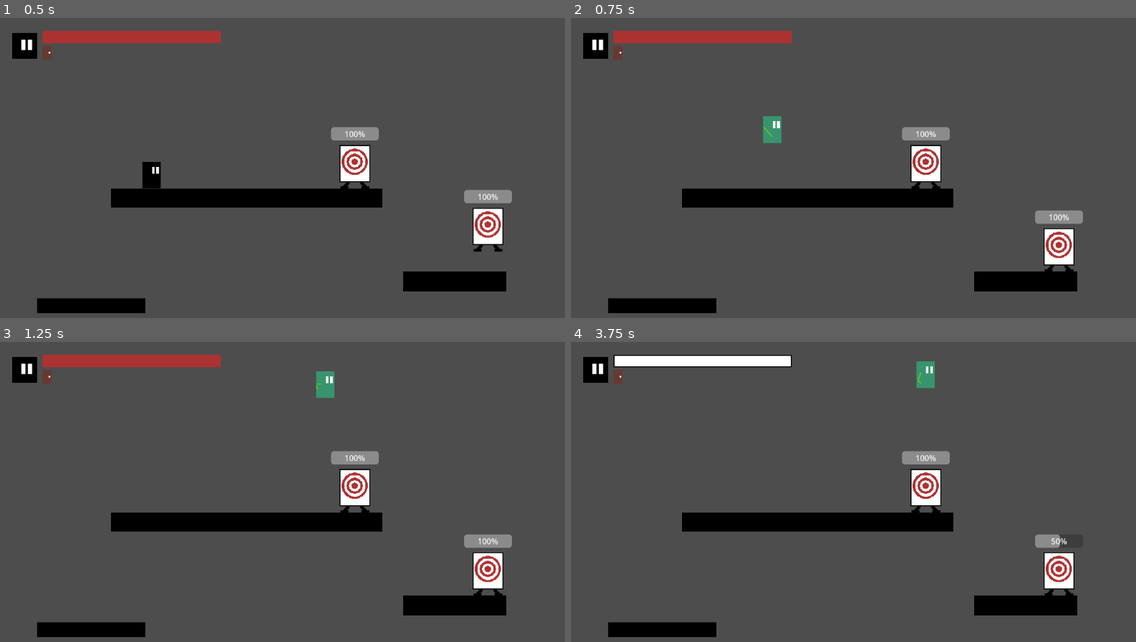
Above: before the commit, frames 1-4 (two rows, left to right).
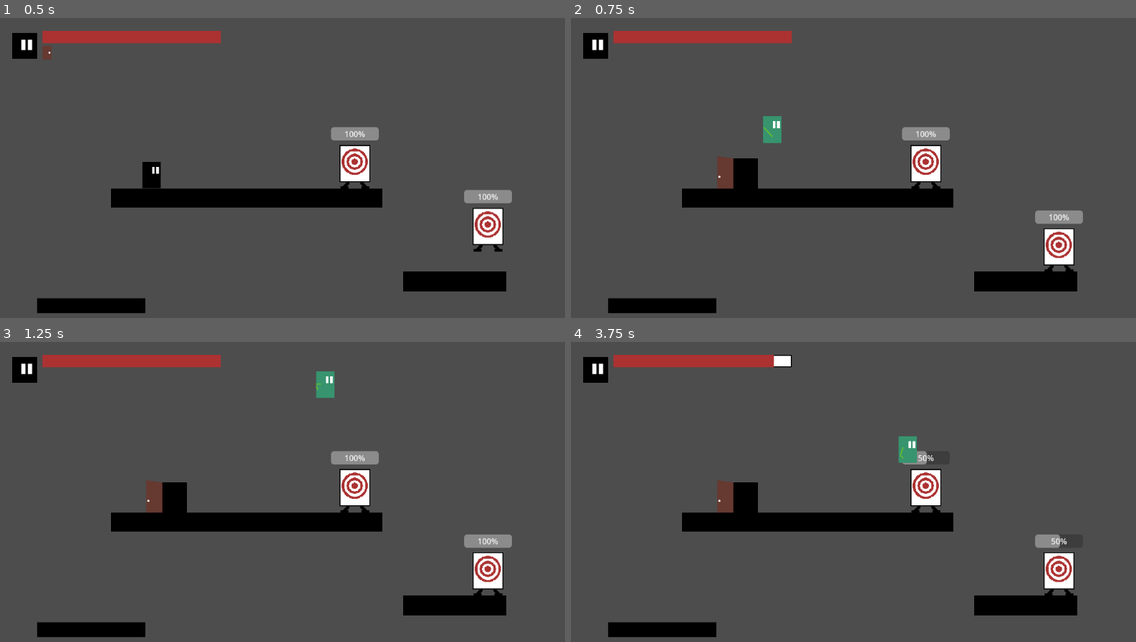
Above: after the commit, the same moments.

Repository: javiermarhuich/videojuego-portonazo
Game: Godot game, scene res://test_nivel.tscn
Two runs of this game, one before a commit and one after it. Both use one fixed random seed, a clock stepped at 60 frames per second and the inputs below.
Inputs:
- Up to frame 1 (0.5 s): no input
- Up to frame 2 (0.75 s): tap Enter (ui_accept) at 0.5 s; hold Right (ui_right) from 0.53 s (still down); tap Tab (ui_text_completion_replace) at 0.6 s
- Up to frame 3 (1.25 s): keep holding Right (ui_right); tap Enter (ui_accept) at 0.77 s
- Up to frame 4 (3.75 s): tap Tab (ui_text_completion_replace) every 0.75 s from 1.35 to 3.6 s; tap Enter (ui_accept) at 1.52, 3.02 s; release Right (ui_right) at 2.03 s; hold Left (ui_left) 2.03-2.78 s; hold Right (ui_right) from 2.78 s (still down)

Frame 1 is identical in both runs. In frame 2, 0.8% of the frame differs, in the area x 7-34%, y 9-57%; in frame 3, 0.8%; in frame 4, 2.8%, in the area x 7-68%, y 4-57%.

Commit message:
feat: Adding portal feature

Diff:
--- a/HUD.gd
+++ b/HUD.gd
@@ -15,6 +15,3 @@
 		angel_door.visible = true
 	else:
 		angel_door.visible = false
-
-#func update():
-#	value = player.health * 100 / player.max_health
--- a/character/Personaje_Angel.gd
+++ b/character/Personaje_Angel.gd
@@ -3,6 +3,7 @@
 
 signal health_change
 signal player_has_door
+signal player_puts_new_portal
 
 @onready var animation_tree = $AnimationTree
 @onready var state_machine = animation_tree.get('parameters/playback')
@@ -14,7 +15,8 @@
 @export var max_health = 100
 @onready var health = max_health
 
-@export var has_door = true
+var has_door = true
+var is_frozen = false
 
 var knockback : Vector2 = Vector2.ZERO
 var knockback_timer = 0.0
@@ -26,6 +28,7 @@
 	handle_y_axis_movement(delta)
 	reset_position_if_outside_map()
 	handle_knockback(delta)
+	handle_create_new_portal()
 	move_and_slide()
 
 func handle_x_axis_movement():
@@ -39,6 +42,8 @@
 		state_machine.travel("idle")
 
 func moving_character_left(direction):
+	if is_frozen:
+		return
 	if direction == 1:
 		state_machine.travel("caminar_derecha")
 	else:
@@ -46,7 +51,7 @@
 	velocity.x = SPEED * direction
 
 func handle_y_axis_movement(delta):
-	if knockback_timer > 0.0:
+	if knockback_timer > 0.0 or is_frozen:
 		return
 	var jump_pressed = Input.is_action_just_pressed("ui_accept")
 	var fall_pressed = Input.is_action_just_pressed("ui_down")
@@ -80,8 +85,12 @@
 	if (position.y > 800) or (position.x < -200) or (position.x > 1300):
 		position.y = 70
 		position.x = 520
-		health = 0
+		health = max_health #0
 		health_change.emit()
+
+func player_gets_hurt():
+	health -= 10
+	health_change.emit()
 
 func handle_knockback(delta):
 	if knockback_timer > 0.0:
@@ -94,3 +103,22 @@
 func apply_knockback(direction: Vector2, force: float, knockback_duration: float):
 	knockback = direction * force
 	knockback_timer = knockback_duration
+
+func handle_create_new_portal():
+	var jump_pressed = Input.is_action_just_pressed("ui_text_completion_replace")
+	if jump_pressed and has_door:
+		has_door = false
+		player_puts_new_portal.emit()
+		player_has_door.emit()
+
+func set_character_position(x: int, y:int):
+	position.x = x
+	position.y = y
+	is_frozen = true
+	await get_tree().create_timer(0.2).timeout
+	is_frozen = false
+
+func set_character_has_door_true():
+	if has_door == false:
+		has_door = true
+		player_has_door.emit()
--- /dev/null
+++ b/objects/door/door.gd
@@ -0,0 +1,17 @@
+extends Area2D
+class_name Door
+
+@onready var collision_shape = $CollisionShape2D
+
+func _ready():
+	collision_shape.disabled = true
+	await get_tree().create_timer(0.3).timeout
+	collision_shape.disabled = false
+
+func _on_body_entered(body: Node2D) -> void:
+	if body is Angel:
+		set_character_door_and_destroy_item(body)
+
+func set_character_door_and_destroy_item(body):
+	body.set_character_has_door_true()
+	queue_free()
--- /dev/null
+++ b/objects/door/door.tscn
@@ -0,0 +1,20 @@
+[gd_scene load_steps=4 format=3 uid="uid://dgu3d8nai1lpf"]
+
+[ext_resource type="Script" uid="uid://7dsngn6tpi12" path="res://objects/door/door.gd" id="1_0i0ho"]
+[ext_resource type="Texture2D" uid="uid://byuyg4omfgt7r" path="res://images/hud_door_icon.png" id="2_y765d"]
+
+[sub_resource type="RectangleShape2D" id="RectangleShape2D_ln868"]
+size = Vector2(36, 57)
+
+[node name="Door" type="Area2D"]
+script = ExtResource("1_0i0ho")
+
+[node name="HudDoorIcon" type="Sprite2D" parent="."]
+scale = Vector2(2, 2)
+texture = ExtResource("2_y765d")
+
+[node name="CollisionShape2D" type="CollisionShape2D" parent="."]
+position = Vector2(0, -0.5)
+shape = SubResource("RectangleShape2D_ln868")
+
+[connection signal="body_entered" from="." to="." method="_on_body_entered"]
--- /dev/null
+++ b/objects/portal/Portal.tscn
@@ -0,0 +1,20 @@
+[gd_scene load_steps=4 format=3 uid="uid://bp8xvodlps5d"]
+
+[ext_resource type="Texture2D" uid="uid://bgsfpecsbs1iq" path="res://images/door_open.png" id="1_1uv2f"]
+[ext_resource type="Script" uid="uid://dvgwvbknno871" path="res://objects/portal/portal.gd" id="1_746n6"]
+
+[sub_resource type="RectangleShape2D" id="RectangleShape2D_746n6"]
+size = Vector2(50, 72)
+
+[node name="Portal" type="Area2D"]
+script = ExtResource("1_746n6")
+
+[node name="DoorOpen" type="Sprite2D" parent="."]
+scale = Vector2(0.566305, 0.511362)
+texture = ExtResource("1_1uv2f")
+
+[node name="CollisionShape2D" type="CollisionShape2D" parent="."]
+position = Vector2(16, 2)
+shape = SubResource("RectangleShape2D_746n6")
+
+[connection signal="body_entered" from="." to="." method="_on_body_entered"]
--- /dev/null
+++ b/objects/portal/portal.gd
@@ -0,0 +1,67 @@
+extends Area2D
+class_name Portal
+
+signal player_crossed
+
+@onready var collision = $CollisionShape2D
+
+var X_AXIS_START = 50
+var X_AXIS_END = 1000
+var Y_AXIS_START = 50
+var Y_AXIS_END = 400
+var PLAYER_BORDER_LIMIT = 200
+
+func _ready() -> void:
+	collision.disabled = true
+	await get_tree().create_timer(0.2).timeout
+	collision.disabled = false
+
+func _on_body_entered(body: Node2D) -> void:
+	if body is Angel:
+		move_character_and_destroy_portal(body)
+
+func move_character_and_destroy_portal(body):
+	player_crossed.emit()
+	var position = generate_position(body)
+	body.set_character_position(position[0], position[1])
+	queue_free()
+
+func generate_position(body):
+	var curr_pos_x = body.position.x
+	var curr_pos_y = body.position.y
+	var random = RandomNumberGenerator.new()
+	var position_x = generate_position_x(random, curr_pos_x)
+	var position_y = generate_position_y(random, curr_pos_x)
+	return [position_x, position_y]
+
+func generate_position_x(random, limit_position):
+	var posibility_1 = random.randi_range(X_AXIS_START, limit_position - PLAYER_BORDER_LIMIT)
+	var posibility_2 = random.randi_range(limit_position + PLAYER_BORDER_LIMIT, X_AXIS_END)
+	var alternative = [posibility_1, posibility_2]
+	#print("x:", alternative)
+	if limit_position <= PLAYER_BORDER_LIMIT or posibility_1 <= X_AXIS_START:
+		#print("X chose", posibility_2)
+		return posibility_2
+	elif limit_position >= X_AXIS_END - PLAYER_BORDER_LIMIT or posibility_2 >= X_AXIS_END:
+		#print("X chose", posibility_1)
+		return posibility_1
+	else:
+		var chosen = alternative[randi() % 2]
+		#print("X chose", chosen)
+		return chosen
+
+func generate_position_y(random, limit_position):
+	var posibility_1 = random.randi_range(Y_AXIS_START, limit_position - PLAYER_BORDER_LIMIT)
+	var posibility_2 = random.randi_range(limit_position + PLAYER_BORDER_LIMIT, Y_AXIS_END)
+	var alternative = [posibility_1, posibility_2]
+	#print("y:", alternative)
+	if limit_position <= PLAYER_BORDER_LIMIT or posibility_1 <= Y_AXIS_START:
+		#print("Y chose", posibility_2)
+		return posibility_2
+	elif limit_position >= Y_AXIS_END - PLAYER_BORDER_LIMIT or posibility_2 >= Y_AXIS_END:
+		#print("Y chose", posibility_1)
+		return posibility_1
+	else:
+		var chosen = alternative[randi() % 2]
+		#print("Y chose", chosen)
+		return chosen
--- a/objects/target/target.gd
+++ b/objects/target/target.gd
@@ -13,7 +13,7 @@
 
 func _on_body_entered(body: Node2D) -> void:
 	if body is Angel:
-		#target_attacks_player(body)
+		target_attacks_player(body)
 		target_gets_hurt()
 
 func target_gets_hurt():
@@ -26,4 +26,5 @@
 # Aplicar Knockback
 func target_attacks_player(body):
 	var knockback_direction = (body.global_position - global_position).normalized()
+	body.player_gets_hurt()
 	body.apply_knockback(knockback_direction, 800, .3)
--- /dev/null
+++ b/test_nivel.gd
@@ -0,0 +1,27 @@
+extends Node2D
+
+var portal = preload("res://objects/portal/Portal.tscn")
+var door = preload("res://objects/door/door.tscn")
+
+@export var jugador_angel : Angel
+
+func _ready() -> void:
+	jugador_angel.player_puts_new_portal.connect(create_new_portal)
+	# Cuando se agregue el otro jugador
+	#angel.player_puts_new_portal.connect(create_new_portal_for_player.bind(angel))
+	#demon.player_puts_new_portal.connect(create_new_portal_for_player.bind(demon))
+
+func create_new_door():
+	call_deferred("_create_new_door_safe")
+
+func _create_new_door_safe():
+	var new_door = door.instantiate()
+	add_child(new_door)
+	new_door.global_position = Vector2(jugador_angel.position.x + 50, jugador_angel.position.y)
+
+func create_new_portal(): #(player):
+	var new_portal = portal.instantiate() as Portal
+	add_child(new_portal)
+	new_portal.player_crossed.connect(create_new_door, CONNECT_ONE_SHOT)
+	#new_portal.player_crossed.connect(create_new_door_for_player.bind(player))
+	new_portal.global_position = Vector2(jugador_angel.position.x + 30, jugador_angel.position.y)
--- a/test_nivel.tscn
+++ b/test_nivel.tscn
@@ -1,5 +1,6 @@
-[gd_scene load_steps=8 format=3 uid="uid://bgwa3klnyx3yj"]
+[gd_scene load_steps=9 format=3 uid="uid://bgwa3klnyx3yj"]
 
+[ext_resource type="Script" uid="uid://ctsuya4wr2m2f" path="res://test_nivel.gd" id="1_uyrhp"]
 [ext_resource type="PackedScene" uid="uid://dun6jtylswou6" path="res://objects/Piso.tscn" id="1_y30hp"]
 [ext_resource type="PackedScene" uid="uid://d2iphac4y7y8i" path="res://character/Angel.tscn" id="2_wopbp"]
 [ext_resource type="PackedScene" uid="uid://cc6o1qajo15r8" path="res://objects/target/Target.tscn" id="3_n5srj"]
@@ -8,29 +9,31 @@
 [ext_resource type="Script" uid="uid://dyrw5cuggvy0p" path="res://HUD.gd" id="4_eit4f"]
 [ext_resource type="Texture2D" uid="uid://ccuwk4viyt8uo" path="res://images/character_icon.png" id="5_eit4f"]
 
-[node name="Nivel" type="Node2D"]
+[node name="Nivel" type="Node2D" node_paths=PackedStringArray("jugador_angel")]
+script = ExtResource("1_uyrhp")
+jugador_angel = NodePath("Nivel_jugable/Jugador")
 
-[node name="CanvasLayer" type="CanvasLayer" parent="."]
+[node name="Nivel_jugable" type="CanvasLayer" parent="."]
 
-[node name="StaticBody2D" parent="CanvasLayer" instance=ExtResource("1_y30hp")]
+[node name="StaticBody2D" parent="Nivel_jugable" instance=ExtResource("1_y30hp")]
 position = Vector2(511, 363)
 scale = Vector2(0.680064, 0.480614)
 
-[node name="StaticBody2D2" parent="CanvasLayer" instance=ExtResource("1_y30hp")]
+[node name="StaticBody2D2" parent="Nivel_jugable" instance=ExtResource("1_y30hp")]
 position = Vector2(198, 580)
 scale = Vector2(0.271672, 0.382603)
 
-[node name="StaticBody2D3" parent="CanvasLayer" instance=ExtResource("1_y30hp")]
+[node name="StaticBody2D3" parent="Nivel_jugable" instance=ExtResource("1_y30hp")]
 position = Vector2(930, 531)
 scale = Vector2(0.257482, 0.48764)
 
-[node name="Area2D" parent="CanvasLayer" instance=ExtResource("3_n5srj")]
+[node name="Area2D" parent="Nivel_jugable" instance=ExtResource("3_n5srj")]
 position = Vector2(729, 289)
 
-[node name="Area2D2" parent="CanvasLayer" instance=ExtResource("3_n5srj")]
+[node name="Area2D2" parent="Nivel_jugable" instance=ExtResource("3_n5srj")]
 position = Vector2(997, 310)
 
-[node name="Jugador" parent="CanvasLayer" instance=ExtResource("2_wopbp")]
+[node name="Jugador" parent="Nivel_jugable" instance=ExtResource("2_wopbp")]
 position = Vector2(320, 248)
 scale = Vector2(0.375444, 0.375217)
 collision_mask = 1
@@ -45,7 +48,7 @@
 grow_horizontal = 2
 grow_vertical = 2
 script = ExtResource("4_eit4f")
-jugador_angel = NodePath("../../CanvasLayer/Jugador")
+jugador_angel = NodePath("../../Nivel_jugable/Jugador")
 angel_door = NodePath("HudDoorIcon")
 
 [node name="HudDoorIcon" type="Sprite2D" parent="HUD/Control"]
@@ -63,4 +66,4 @@
 offset_top = 26.0
 offset_right = 459.0
 offset_bottom = 51.0
-player = NodePath("../../../CanvasLayer/Jugador")
+player = NodePath("../../../Nivel_jugable/Jugador")
Binary file added: images/door_open.png
Not shown, added: images/door_open.png.import
Not shown, added: objects/door/door.gd.uid
Not shown, added: objects/portal/portal.gd.uid
Not shown, added: test_nivel.gd.uid
